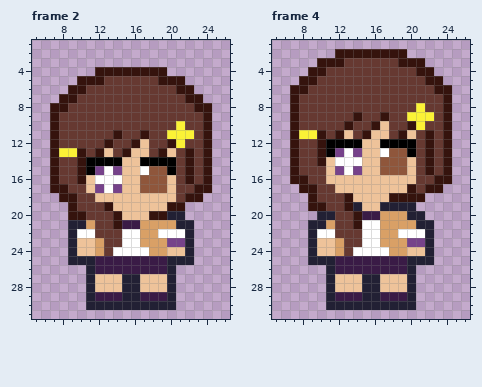
Pixel-art file -- stella-cadenza/assets/character_sprites/stella/stella_walk_f.aseprite. This is how it looked before the edit.
32x32 pixels, 4 frames. Shown: frame 2: x 5..26, y 1..31; frame 4: x 5..26, y 1..31.
And afterwards:
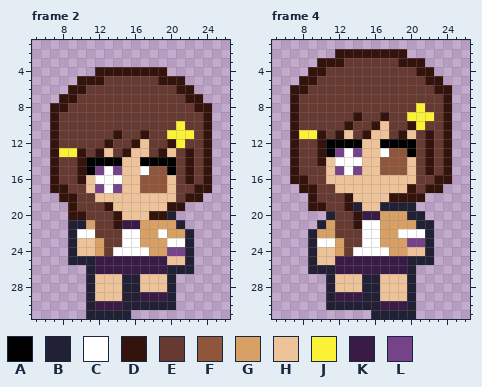
Palette (. is transparent): A #000000  B #222034  C #ffffff  D #35130d  E #663931  F #8f563b  G #d9a066  H #eec39a  J #fbf236  K #3a1b46  L #76428a
Edits made:
--- frame 2
@@ x 5..26 @@
 19 ....DEEEDHHHHHHDD.....
-20 ....DDEEEDHHHDDBB.....
-21 ....BBGEEDKKGGGGBB....
-22 ....BCCEEECCGGCCCB....
-23 ....BHHGEECCGGGLLB....
-24 ....BHHGECCCCGGHHB....
-25 ....BBBKKKKKKKKBBB....
-26 ......BKKKKKKKKB......
+20 ....DDEEEDHHHDDB......
+21 ....BBGEEDKKGGGGB.....
+22 ....BCCEEECCGGCGGB....
+23 ....BHHGEECCGGGCCB....
+24 ....BHHGECCCCGGLLB....
+25 ....BBBKKKKKKKKHHB....
+26 ......BKKKKKKKKBBB....
 27 ......BHHHBBHHHB......
 28 ......BHHHBBHHHB......
-29 ......BKKKBBKKKB......
-30 ......BBBBBBBBBB......
-31 ......................
+29 ......BHHHBBKKKB......
+30 ......BKKKBBBBBB......
+31 ......BBBBB...........
--- frame 4
@@ x 5..26 @@
 19 ....DDEEDBHHBBBB......
-20 .....BBEEDKKGGGBB.....
-21 ....BBGEEDCCGGGGBB....
-22 ....BCCEEECCGGCCCB....
-23 ....BHHGEECCGGGLLB....
+20 ......BEEDKKGGGBB.....
+21 .....BGEEDCCGGGGBB....
+22 ....BGGEEECCGGCCCB....
+23 ....BCCGEECCGGGLLB....
 24 ....BHHGECCCCGGHHB....
-25 ....BBBKKKKKKKKBBB....
-26 ......BKKKKKKKKB......
+25 ....BHHKKKKKKKKBBB....
+26 ....BBBKKKKKKKKB......
 27 ......BHHHBBHHHB......
 28 ......BHHHBBHHHB......
-29 ......BKKKBBKKKB......
-30 ......BBBBBBBBBB......
-31 ......................
+29 ......BKKKBBHHHB......
+30 ......BBBBBBKKKB......
+31 ...........BBBBB......
Changed places in both pictures, as pixel boxes (x1, y1, x2, y2):
changed: (167, 211, 194, 274)
changed: (86, 292, 131, 319)
changed: (308, 211, 335, 274)
changed: (371, 292, 416, 319)
